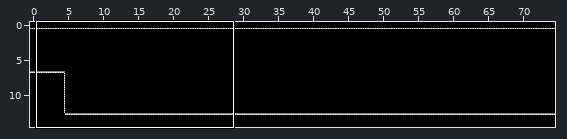
Two states of a LDtk project, builds/Crankwell.pdx/Levels/World.ldtk. The first picture is a wide view before the edit; the outline marks the close-up.
Close-up. Earlier state:
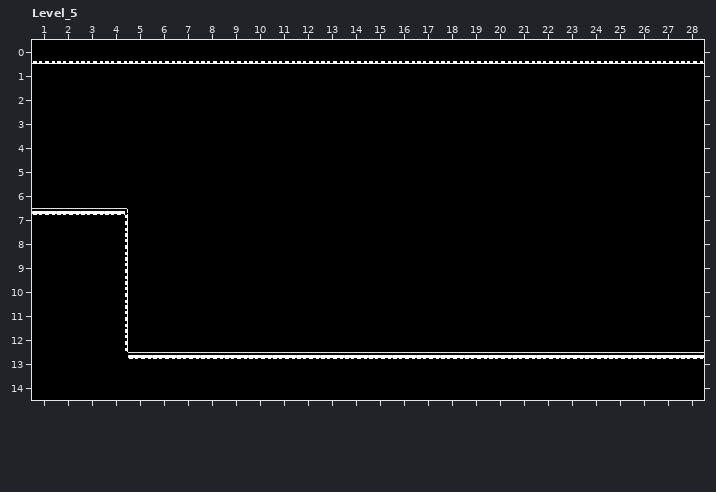
Cells are 16x16 px. Shown: Level_5 x 1..28, y 0..14. The commit also changed other parts of the map, which this record leaves out. The old version is drawn lined up with the new one.
After the commit:
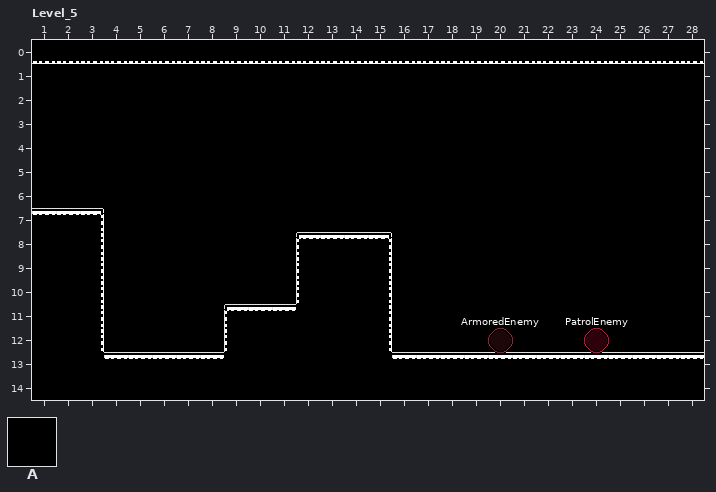
Key: from "Walls": A 1 "solid".
_ is an empty cell.
Objects are placed by their top-left corner, in cells (3,4 is the top-left corner of cell 3,4); size is 1x1 cell unless given.
Change:
map size 75x15 -> 38x15 cells
Layer "Walls":
There is now tile A in row 8 at x 12 to 15; in rows 9 to 10 at x 12 and 15; in row 11 at x 9 to 11 and 15; in row 12 at x 9 and 15.
The edit erases tile A in rows 7 to 12 at x 4.
Layer "Entities":
A new object: "ArmoredEnemy" ellipse at 20,12.
A new object: "PatrolEnemy" ellipse at 24,12.
